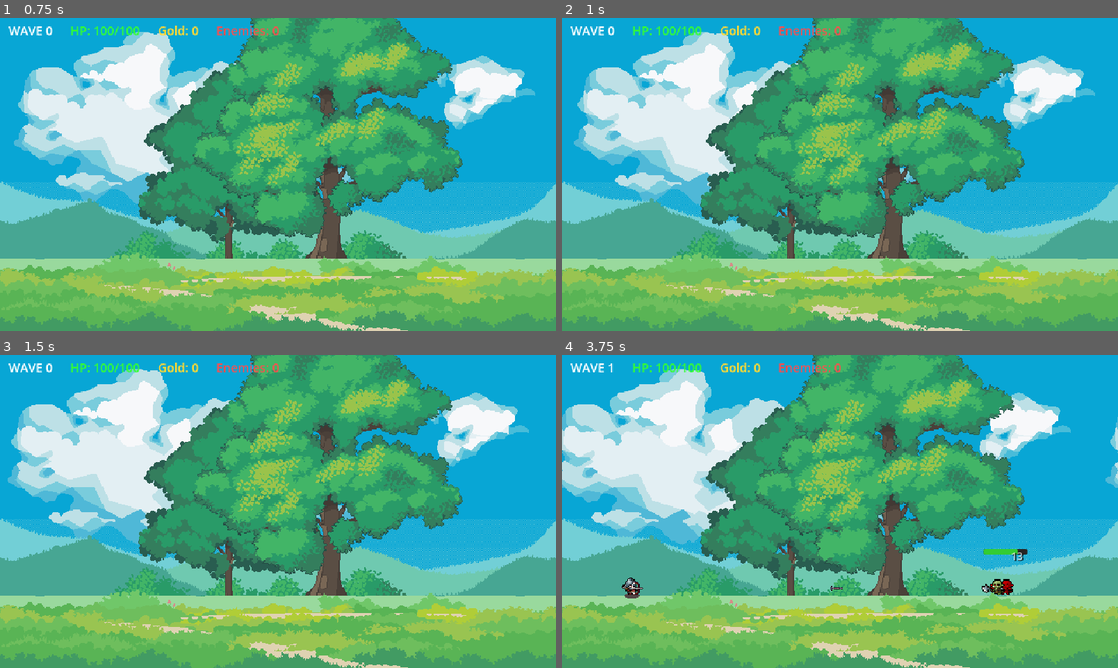
Above: before the commit, frames 1-4 (two rows, left to right).
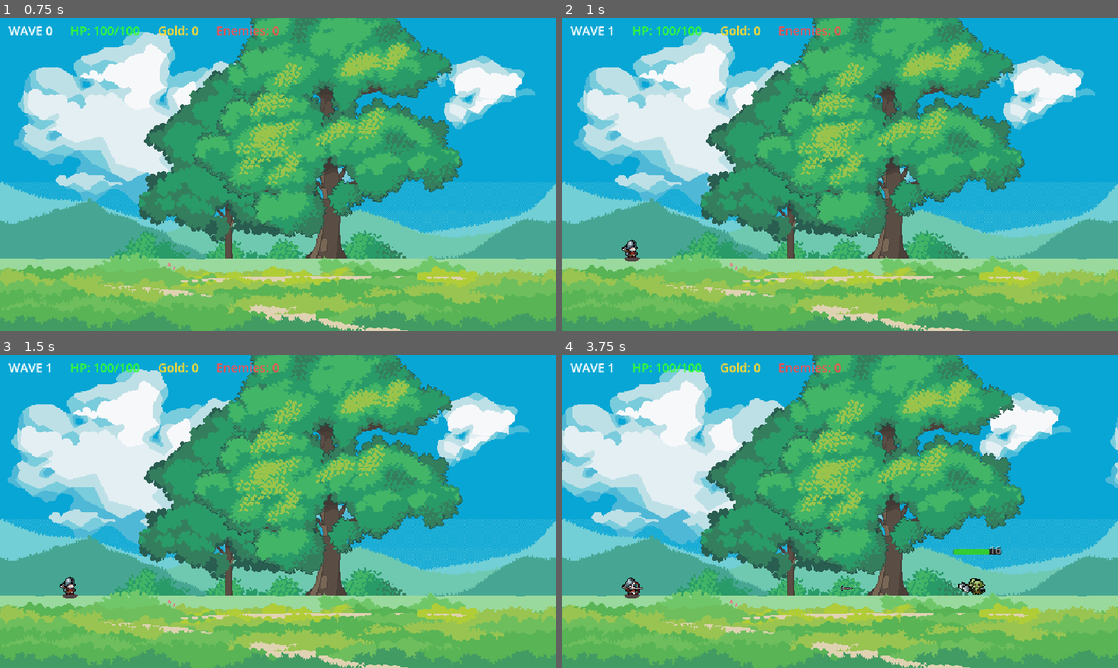
Above: after the commit, the same moments.

Repository: Amerta1090/Tiny-Arena
Game: Godot game, scene res://scenes/main_menu.tscn
Same seed, same stepped clock (60 frames per second), same inputs: the game is played once before the commit and once after it.
Inputs:
- Up to frame 1 (0.75 s): click "NEW GAME" at 0.5 s
- Up to frame 2 (1 s): no input
- Up to frame 3 (1.5 s): no input
- Up to frame 4 (3.75 s): no input

Frame 1 is identical in both runs. In frame 2, 0.2% of the frame differs, in the area x 8-14%, y 2-78%; in frame 3, 0.2%; in frame 4, 0.7%, in the area x 48-84%, y 61-77%.

Commit message:
fix: reduce hit/death SFX volume, fix spawn delay
- hit: -10 dB (was +2 dB, effectively 12 dB reduction)
- enemy_death: -20 dB (was -14 dB, 6 dB further reduction)
- StartTimer: 0.2s (was 1.0s)

Diff:
--- a/scenes/battle.tscn
+++ b/scenes/battle.tscn
@@ -60,6 +60,6 @@
 theme_override_font_sizes/font_size = 14
 
 [node name="StartTimer" type="Timer" parent="."]
-wait_time = 1.0
+wait_time = 0.2
 one_shot = true
 autostart = true
--- a/scripts/autoload/audio_manager.gd
+++ b/scripts/autoload/audio_manager.gd
@@ -34,13 +34,13 @@
 	play_sfx(sfx_ui_click, -6.0)
 
 func play_hit() -> void:
-	play_sfx(sfx_hit, 2.0)
+	play_sfx(sfx_hit, -10.0)
 
 func play_arrow_shoot() -> void:
 	play_sfx(sfx_arrow_shoot, -4.0)
 
 func play_enemy_death() -> void:
-	play_sfx(sfx_enemy_death, -14.0)
+	play_sfx(sfx_enemy_death, -20.0)
 
 func play_wave_complete() -> void:
 	play_sfx(sfx_wave_complete, 4.0)
